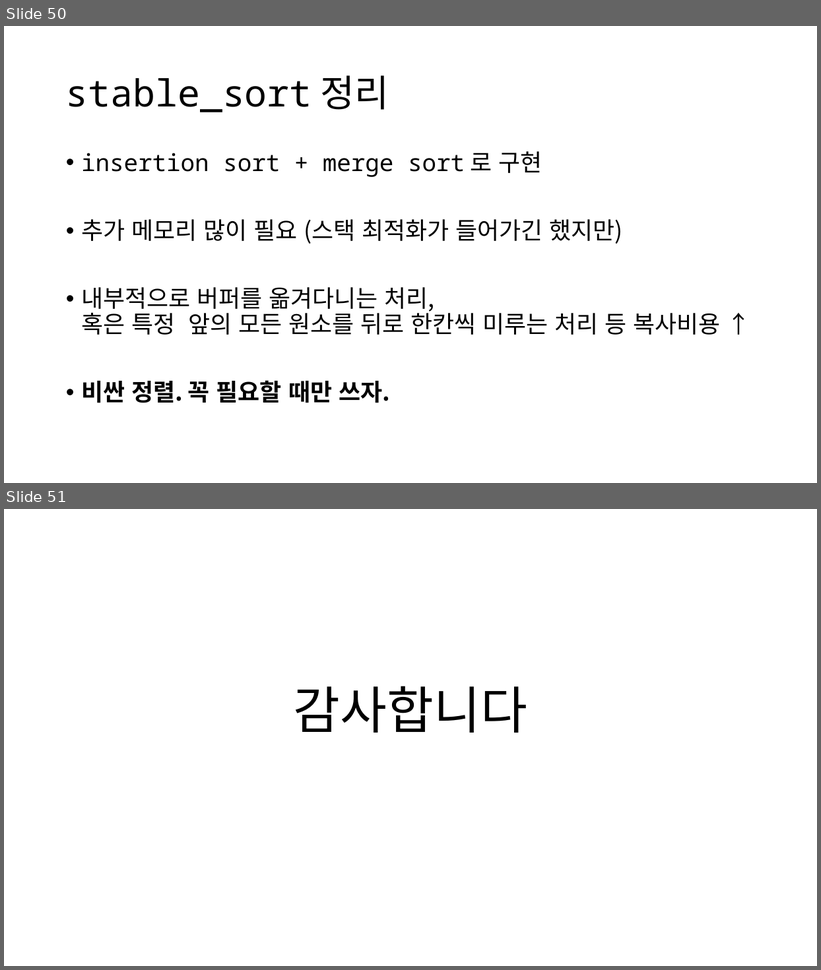
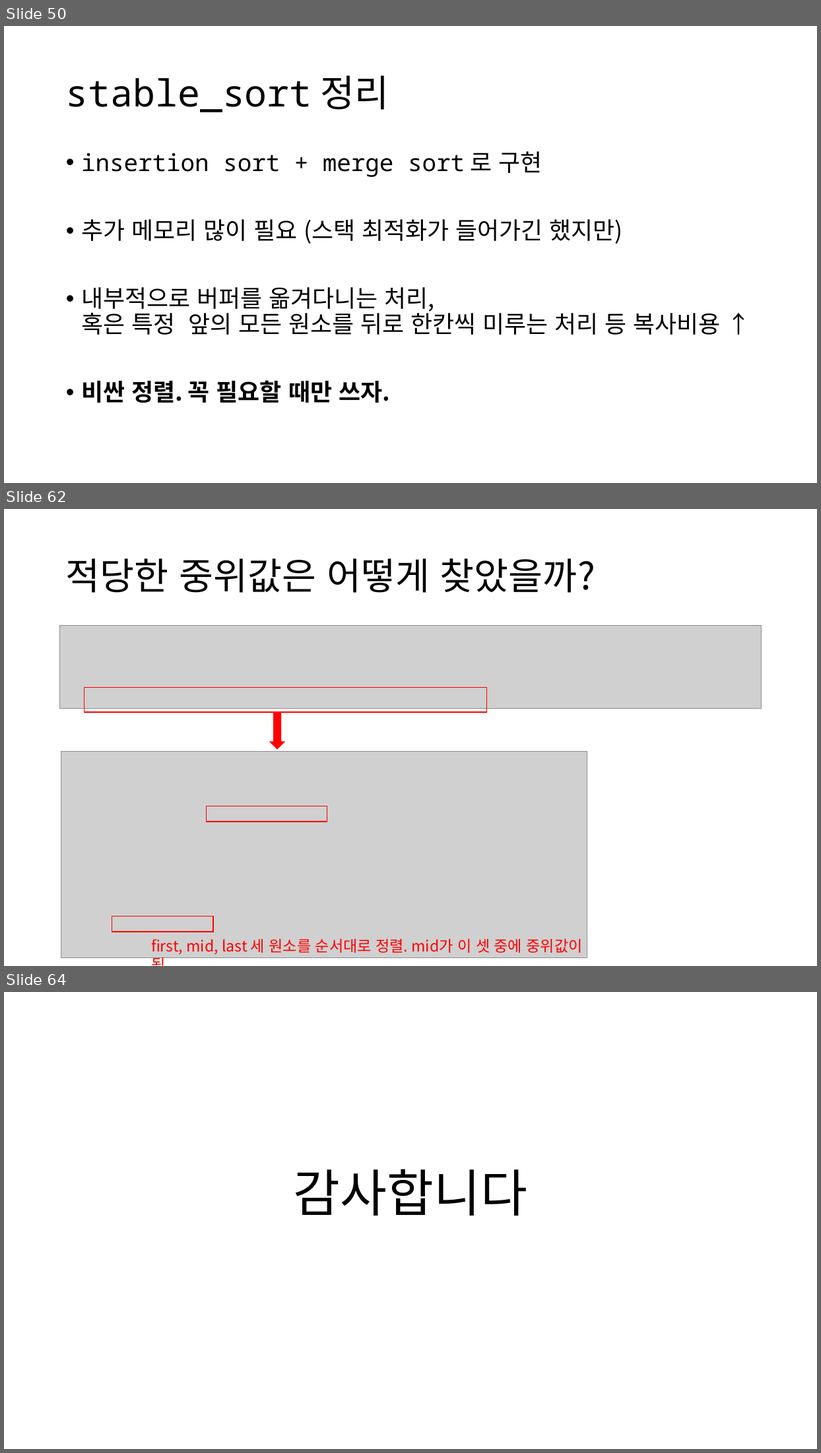
Before and after one commit to OptimizationStudy/Repo2019, a slide deck: opt_study_sorting_operations.pptx. Shown one above the other, each under a label of ours: slides 50 and 51 before the commit, slides 50, 62 and 64 after it; the slides between them are not shown. The pictures are 821x970 and 821x1453 pixels, drawn with LibreOffice and Linux fonts; fonts in the diff are those of the drawing; grey boxes stand for pictures. Boxes give left, top, right and bottom in pixels: in the first picture for what was removed or moved away, otherwise in the second. Text is boxed around its words. In the diff, an @@ line names an element or a change of style, - is before the commit and + after.

```diff
--- a/opt_study_sorting_operations.pptx
+++ b/opt_study_sorting_operations.pptx
@@ slide 62 added at [4,509,817,966], background #FFFFFF @@
@@ title added at [66,559,595,593], 44 pt, text #000000 @@
+적당한 중위값은 어떻게 찾았을까?
@@ picture added at [60,626,762,709] @@
@@ rectangle added at [85,688,487,712], outline #FF0000 1 pt @@
@@ right arrow added at [270,712,284,749], fill #FF0000, outline #FF0000 1 pt @@
@@ picture added at [61,752,587,958] @@
@@ rectangle added at [207,807,327,822], outline #FF0000 1 pt @@
@@ rectangle added at [112,917,213,932], outline #FF0000 1 pt @@
@@ text added at [151,939,583,955], 18 pt, text #FF0000 @@
+first, mid, last 세 원소를 순서대로 정렬. mid가 이 셋 중에 중위값이 됨.
@@ what was slide 51 is now slide 64 @@
```
Also in this commit, not shown: 12 other slides added.
